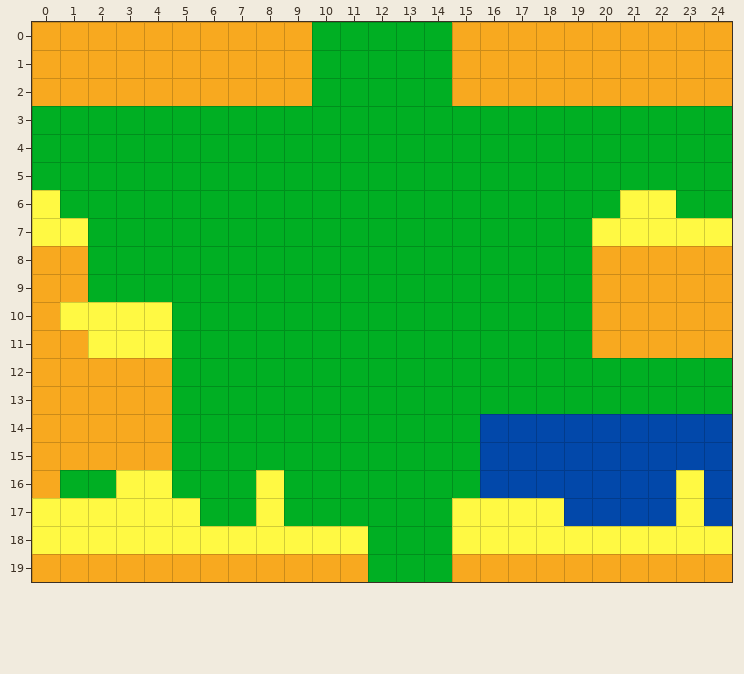
A Tiled map gets an edit: assets/placeholder/pc_T2.tmx. The picture above is the old version.
Cells are 100x100 px. Shown: x 0..24, y 0..19.
Now the later version:
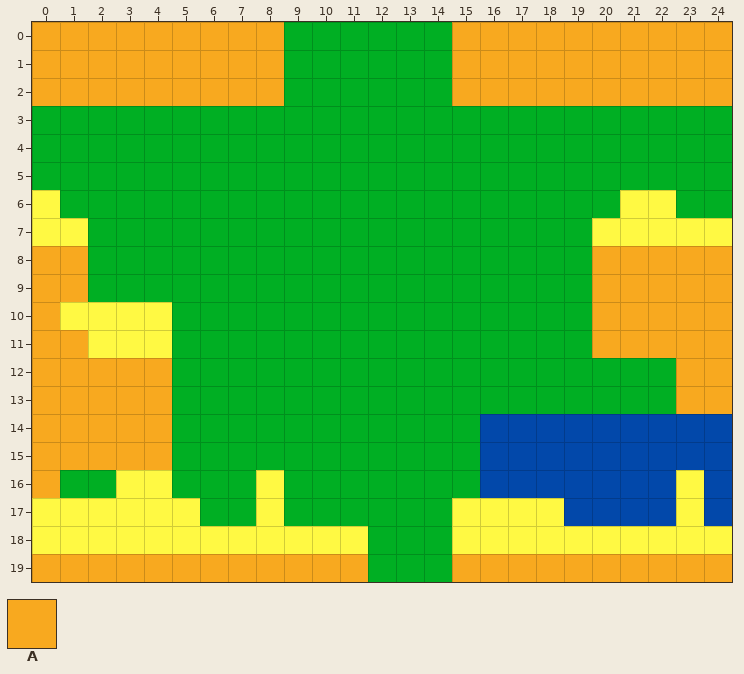
Key: from "placeholder_tiled": A 10.
_ is an empty cell.
From old to new:
Layer "orange":
The author put tile A in rows 12 to 13 at x 23 to 24.
The author cleared tile A in rows 0 to 2 at x 9.
Where, in picture pixels (left, top, right, bottom), the same in both pictures:
removed: (284, 22, 312, 106)
added: (676, 358, 732, 414)
